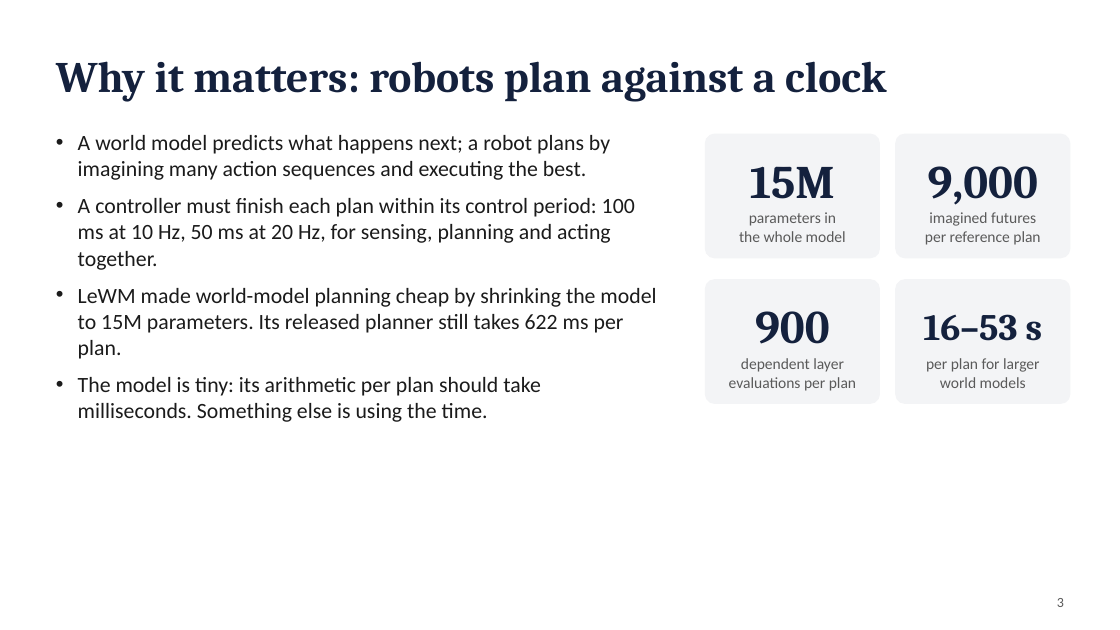
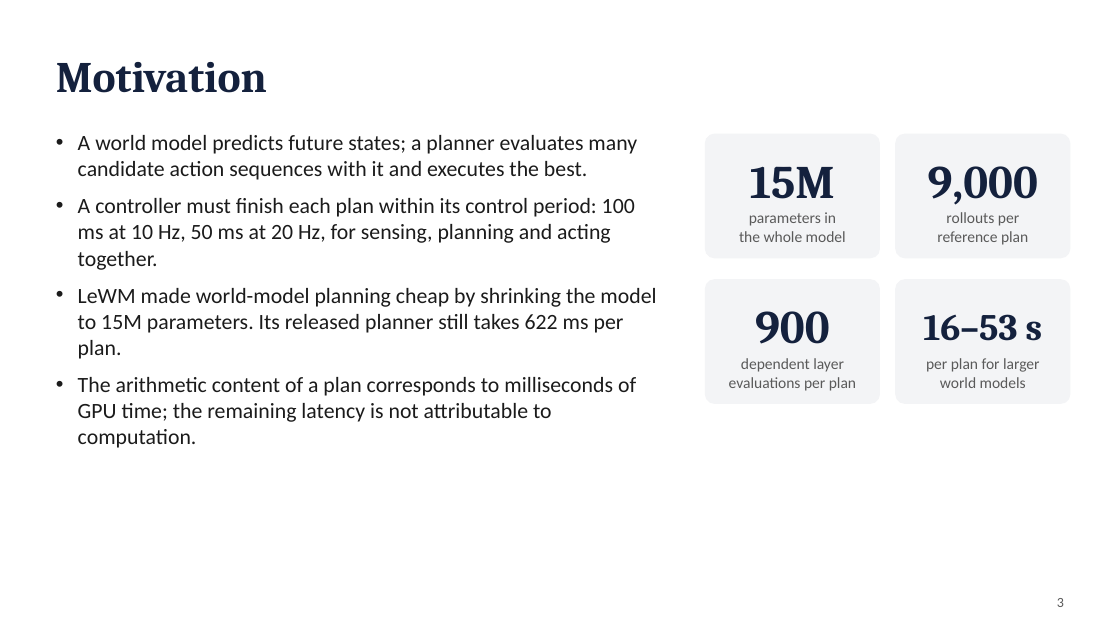
Before and after one commit to antoinenguyen27/lewm-flash, a slide deck: slide 3 of docs/paper/presentation.pptx. Drawn at 1120x630 pixels with LibreOffice and Linux fonts; fonts in the diff are those of the drawing. Boxes give left, top, right and bottom in pixels: in the first picture for what was removed or moved away, otherwise in the second. Text is boxed around its words. In the diff, an @@ line names an element or a change of style, - is before the commit and + after.

```diff
--- a/docs/paper/presentation.pptx
+++ b/docs/paper/presentation.pptx
@@ text at (56,62,267,93): text changed @@
-Why it matters: robots plan against a clock
+Motivation
@@ text at (78,135,637,180): text changed @@
-• A world model predicts what happens next; a robot plans by imagining many action sequences and executing the best.
+• A world model predicts future states; a planner evaluates many candidate action sequences with it and executes the best.
@@ text at (937,212,1028,245): text changed @@
-imagined futures
-per reference plan
+rollouts per
+reference plan
@@ text at (78,377,636,448): text changed @@
-• The model is tiny: its arithmetic per plan should take milliseconds. Something else is using the time.
+• The arithmetic content of a plan corresponds to milliseconds of GPU time; the remaining latency is not attributable to computation.
```
Also in this commit, not shown: 11 other slides changed, 2 other files.
